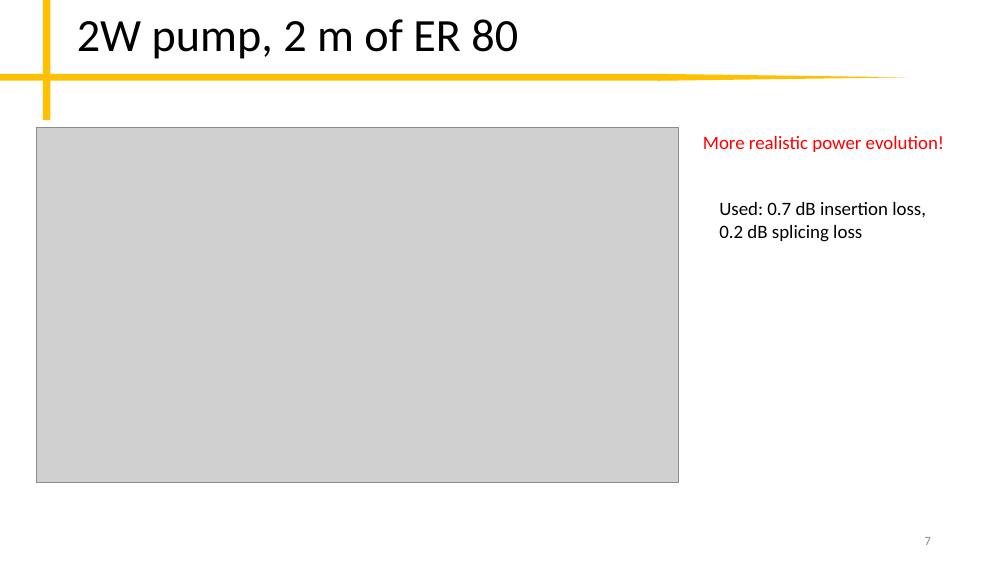
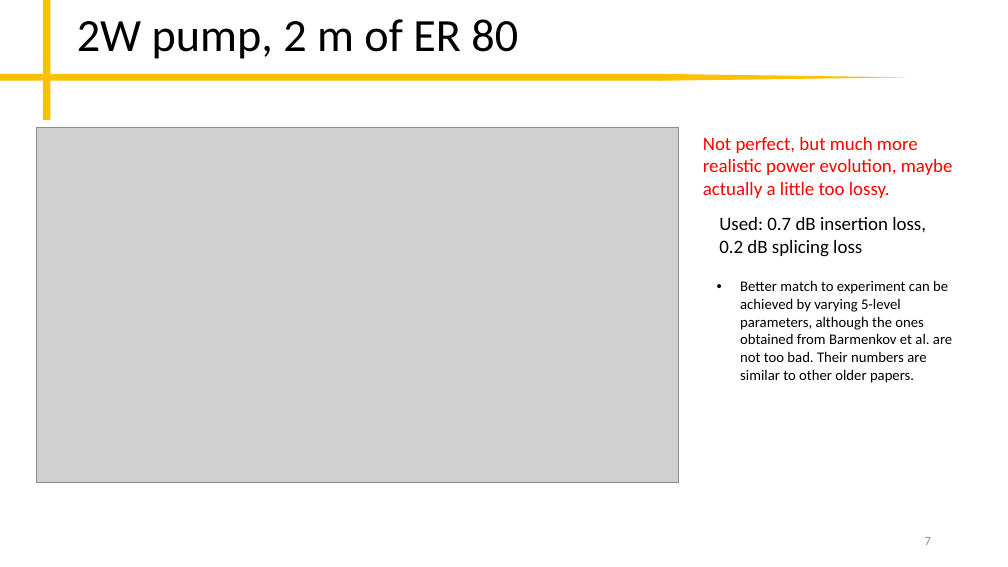
Before and after one commit to peter-chang62/Laser-Design-Scripts, a slide deck: slide 7 of memo.pptx. Drawn at 1008x567 pixels with LibreOffice and Linux fonts; fonts in the diff are those of the drawing; grey boxes stand for pictures. Boxes give left, top, right and bottom in pixels: in the first picture for what was removed or moved away, otherwise in the second. Text is boxed around its words. In the diff, an @@ line names an element or a change of style, - is before the commit and + after.

```diff
--- a/memo.pptx
+++ b/memo.pptx
@@ text at bbox=[703, 137, 953, 198]: text changed @@
-More realistic power evolution!
+Not perfect, but much more realistic power evolution, maybe actually a little too lossy.
@@ text "Used: 0.7 dB insertion loss, ...": place and size @@
-text "Used: 0.7 dB insertion loss, ..." at bbox=[719, 202, 926, 242]
+text "Used: 0.7 dB insertion loss, ..." at bbox=[719, 217, 926, 257]
@@ text added at bbox=[740, 280, 952, 383], 14 pt, text #000000 @@
+• Better match to experiment can be achieved by varying 5-level parameters, although the ones obtained from Barmenkov et al. are not too bad. Their numbers are similar to other older papers.
```
Also in this commit, not shown: 5 other slides changed, 4 slides added, 2 other files.
